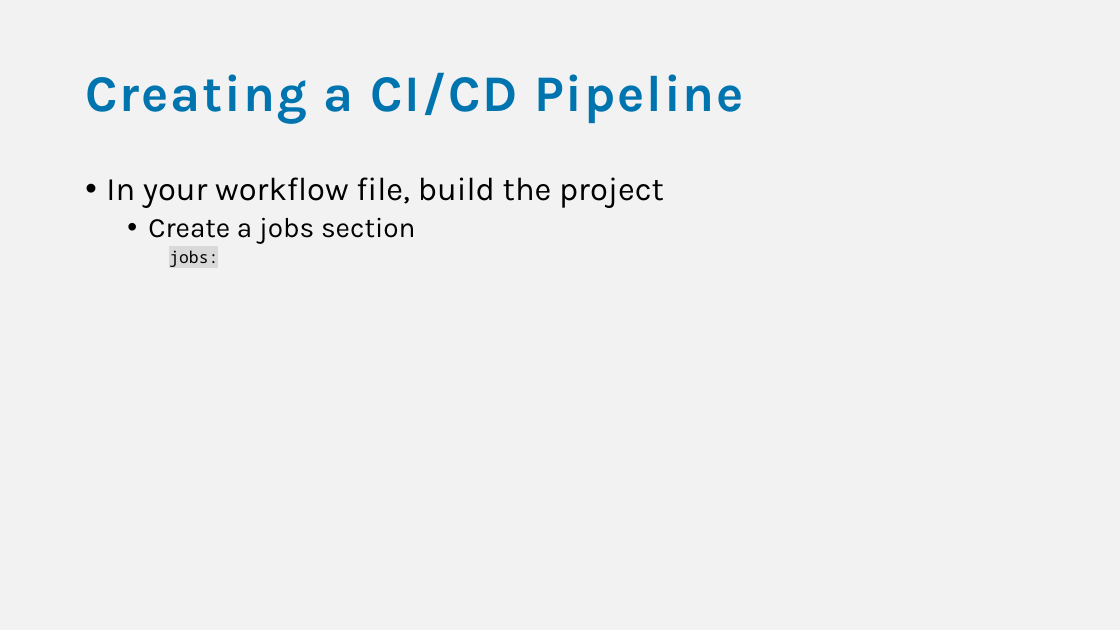
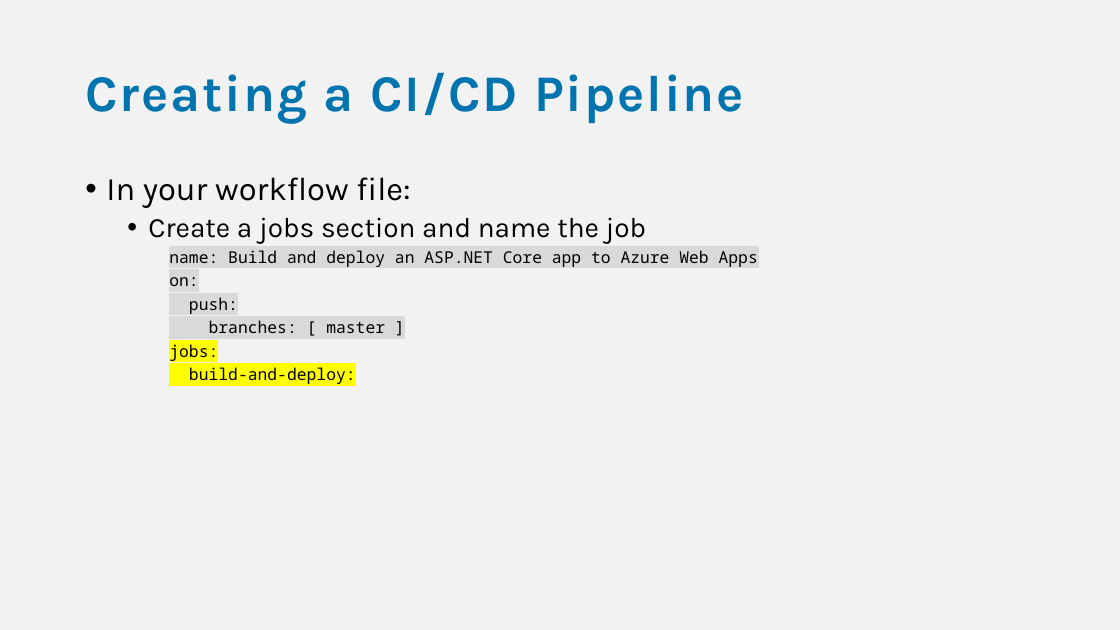
Before and after one commit to bjablonsky/GithubActions, a slide deck: slide 22 of slides/GithubActions-WorkflowsInYourRepo.pptx (slide 18 before the commit). Drawn at 1120x630 pixels with LibreOffice and Linux fonts; fonts in the diff are those of the drawing. Boxes give left, top, right and bottom in pixels: in the first picture for what was removed or moved away, otherwise in the second. Text is boxed around its words. In the diff, an @@ line names an element or a change of style, - is before the commit and + after.

```diff
--- a/slides/GithubActions-WorkflowsInYourRepo.pptx
+++ b/slides/GithubActions-WorkflowsInYourRepo.pptx
@@ text at bbox=[106, 177, 758, 333]: text changed; size 28 to 14 pt; font Karla to Noto Sans Mono @@
-• In your workflow file, build the project
-  • Create a jobs section
+• In your workflow file:
+  • Create a jobs section and name the job
+    name: Build and deploy an ASP.NET Core app to Azure Web Apps
+    on:
+    push:
+    branches: [ master ]
@@ text at bbox=[169, 344, 218, 361]: highlight #D9D9D9 to #FFFF00 in "jobs:" @@
@@ text at bbox=[189, 367, 356, 384]: paragraph added @@
+    build-and-deploy:
```
Also in this commit, not shown: 13 other slides changed, 4 slides added, 1 slide removed, 1 other file.
